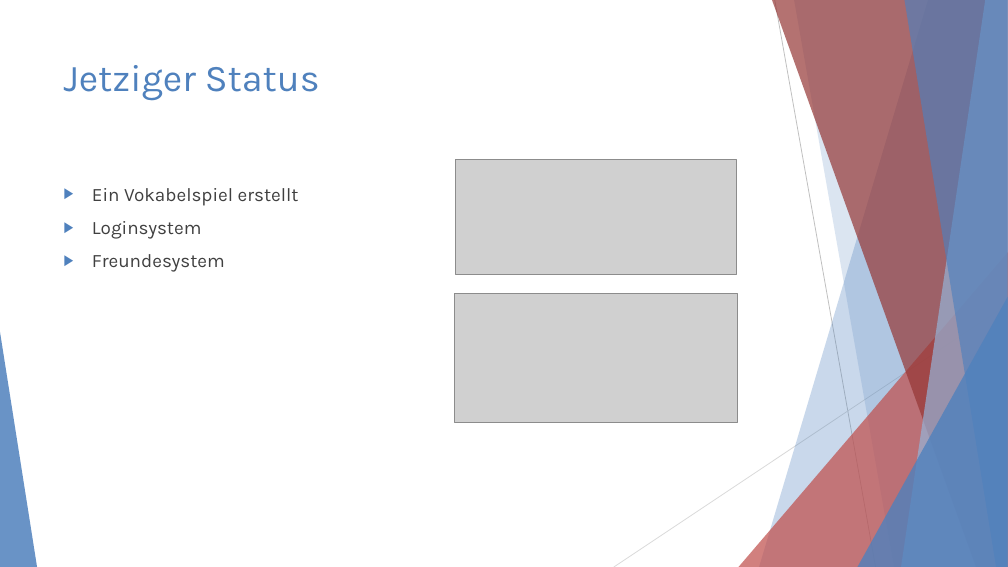
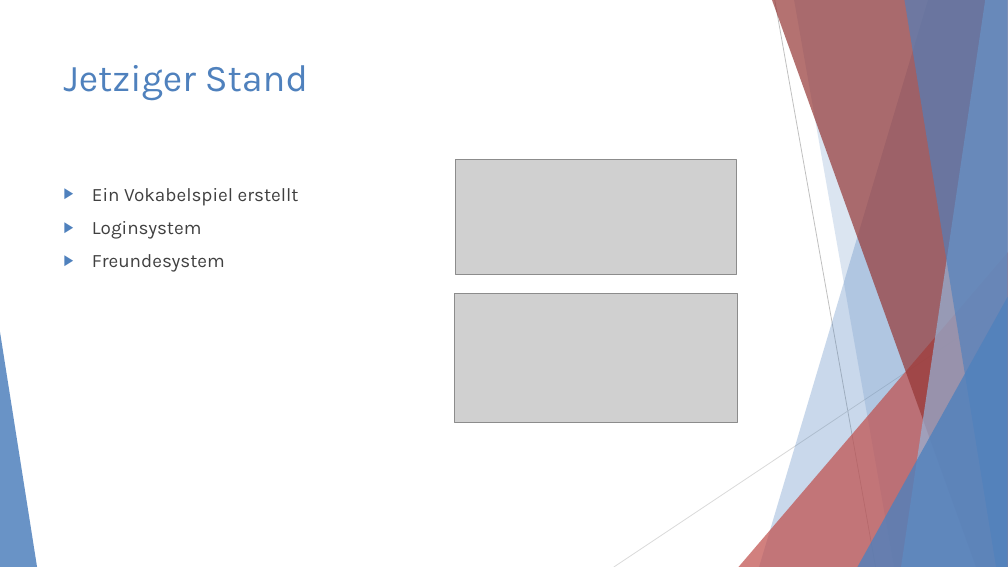
Before and after one commit to RaoulWo/studyhelp, a slide deck: slide 6 of artefacts/presentation/Studyhelp.pptx (slide 7 before the commit). Drawn at 1008x567 pixels with LibreOffice and Linux fonts; fonts in the diff are those of the drawing; grey boxes stand for pictures. Boxes give left, top, right and bottom in pixels: in the first picture for what was removed or moved away, otherwise in the second. Text is boxed around its words. In the diff, an @@ line names an element or a change of style, - is before the commit and + after.

```diff
--- a/artefacts/presentation/Studyhelp.pptx
+++ b/artefacts/presentation/Studyhelp.pptx
@@ title at [64,65,308,101]: text changed @@
-Jetziger Status
+Jetziger Stand
```
Also in this commit, not shown: 2 other slides changed.
